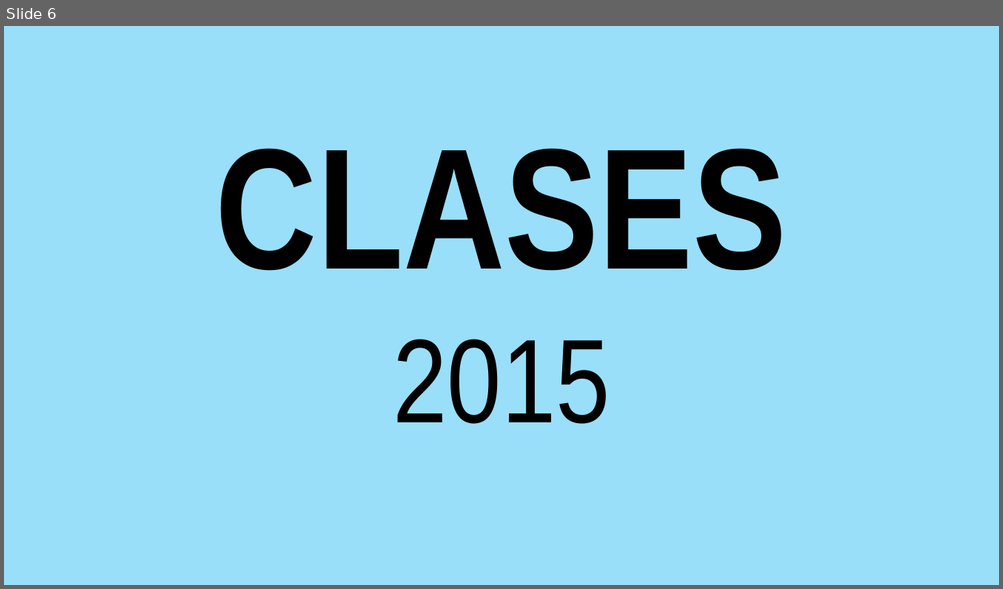
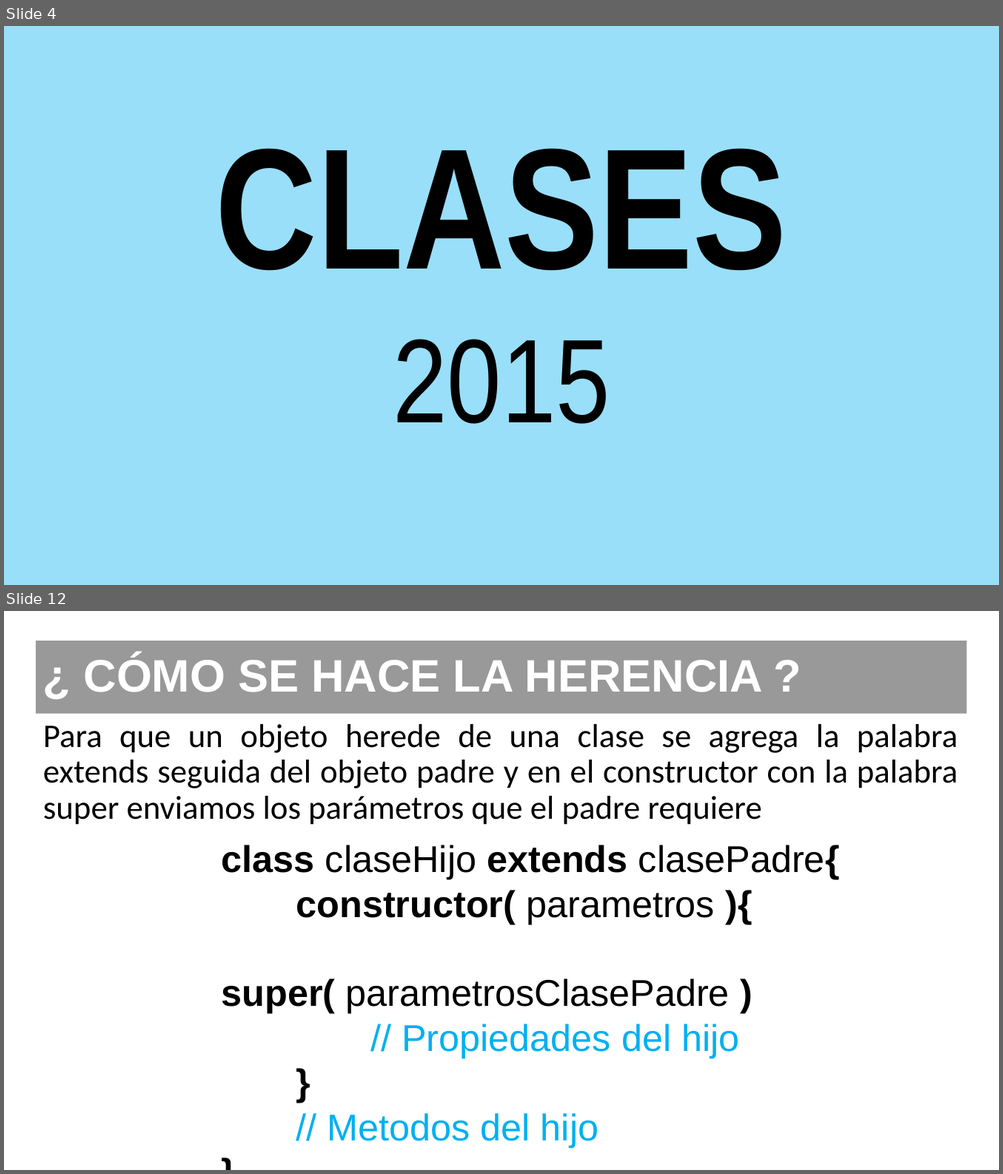
Before and after one commit to YPZ-24/Curso_FundamentosJS, a slide deck: Presentaciones/clase7.pptx. Shown one above the other, each under a label of ours: slide 6 before the commit, slides 4 and 12 after it; the slides between them are not shown. The pictures are 1003x589 and 1003x1174 pixels, drawn with LibreOffice and Linux fonts; fonts in the diff are those of the drawing; background and template pictures are left out. Boxes give left, top, right and bottom in pixels: in the first picture for what was removed or moved away, otherwise in the second. Text is boxed around its words. In the diff, an @@ line names an element or a change of style, - is before the commit and + after.

Commit message:
Clases

```diff
--- a/Presentaciones/clase7.pptx
+++ b/Presentaciones/clase7.pptx
@@ slide 12 added at [4,611,999,1170], background picture (left out) @@
@@ title added at [35,641,966,714], fill #000000 at 40% opacity, 44 pt, text #FFFFFF, bold @@
+¿ CÓMO SE HACE LA HERENCIA ?
@@ text added at [43,724,957,825], 32 pt, text #000000 @@
+Para que un objeto herede de una clase se agrega la palabra extends seguida del objeto padre y en el constructor con la palabra super enviamos los parámetros que el padre requiere
@@ text added at [222,845,839,1148], 36 pt, text #000000 @@
+class claseHijo extends clasePadre{
+constructor( parametros ){
+super( parametrosClasePadre )
+// Propiedades del hijo
+}
+// Metodos del hijo
+}
@@ what was slide 6 is now slide 4 @@
```
Also in this commit, not shown: 2 slides changed, 8 other slides added, 1 slide removed, 5 other files.
